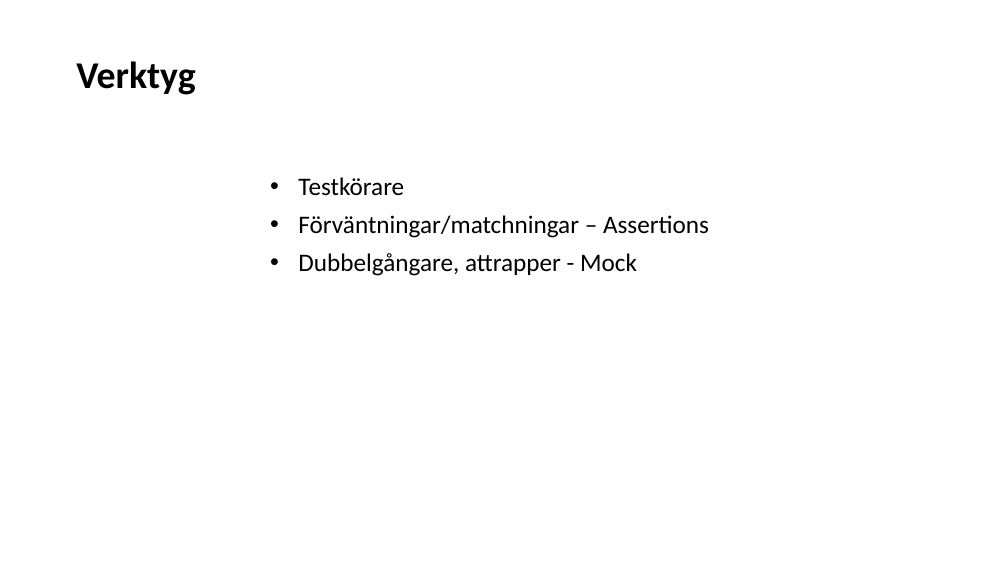
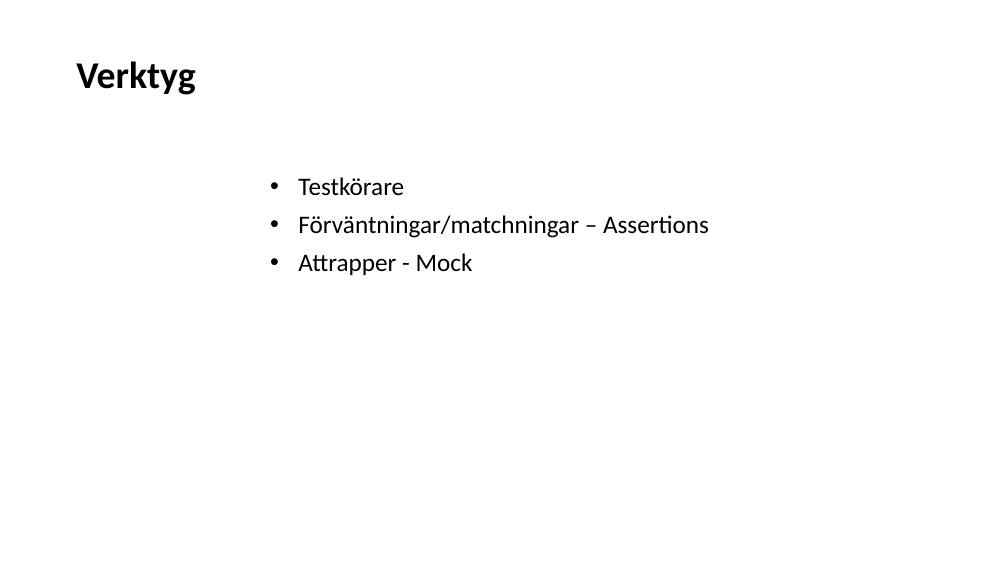
Before and after one commit to Omegapoint/tdd-lab, a slide deck: slide 8 of TDD-Presentation.pptx. Drawn at 1008x567 pixels with LibreOffice and Linux fonts; fonts in the diff are those of the drawing. Boxes give left, top, right and bottom in pixels: in the first picture for what was removed or moved away, otherwise in the second. Text is boxed around its words. In the diff, an @@ line names an element or a change of style, - is before the commit and + after.

```diff
--- a/TDD-Presentation.pptx
+++ b/TDD-Presentation.pptx
@@ subtitle at bbox=[298, 253, 473, 275]: text changed @@
-• Dubbelgångare, attrapper - Mock
+• Attrapper - Mock
```
Also in this commit, not shown: 3 other slides changed.
